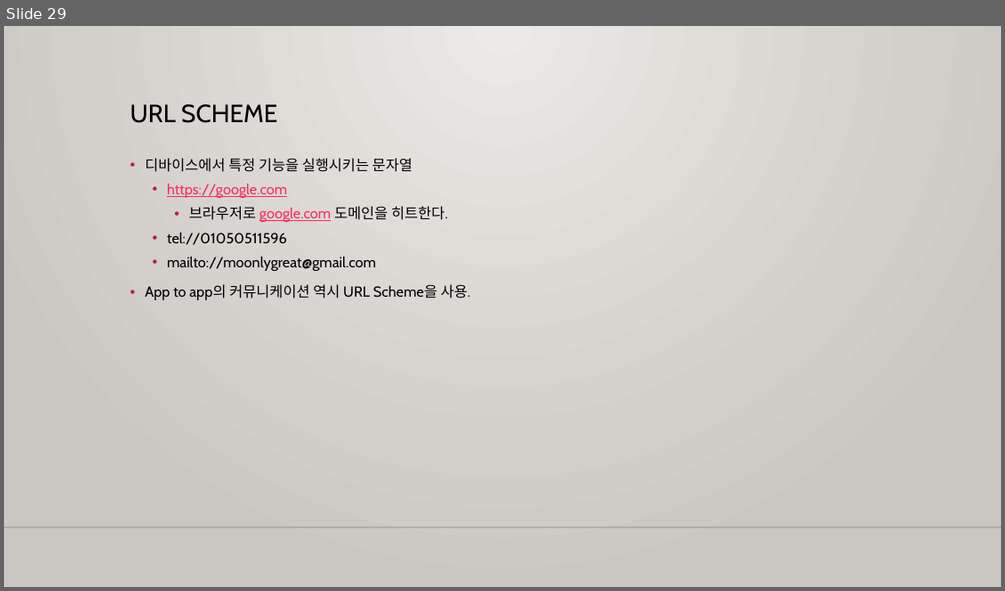
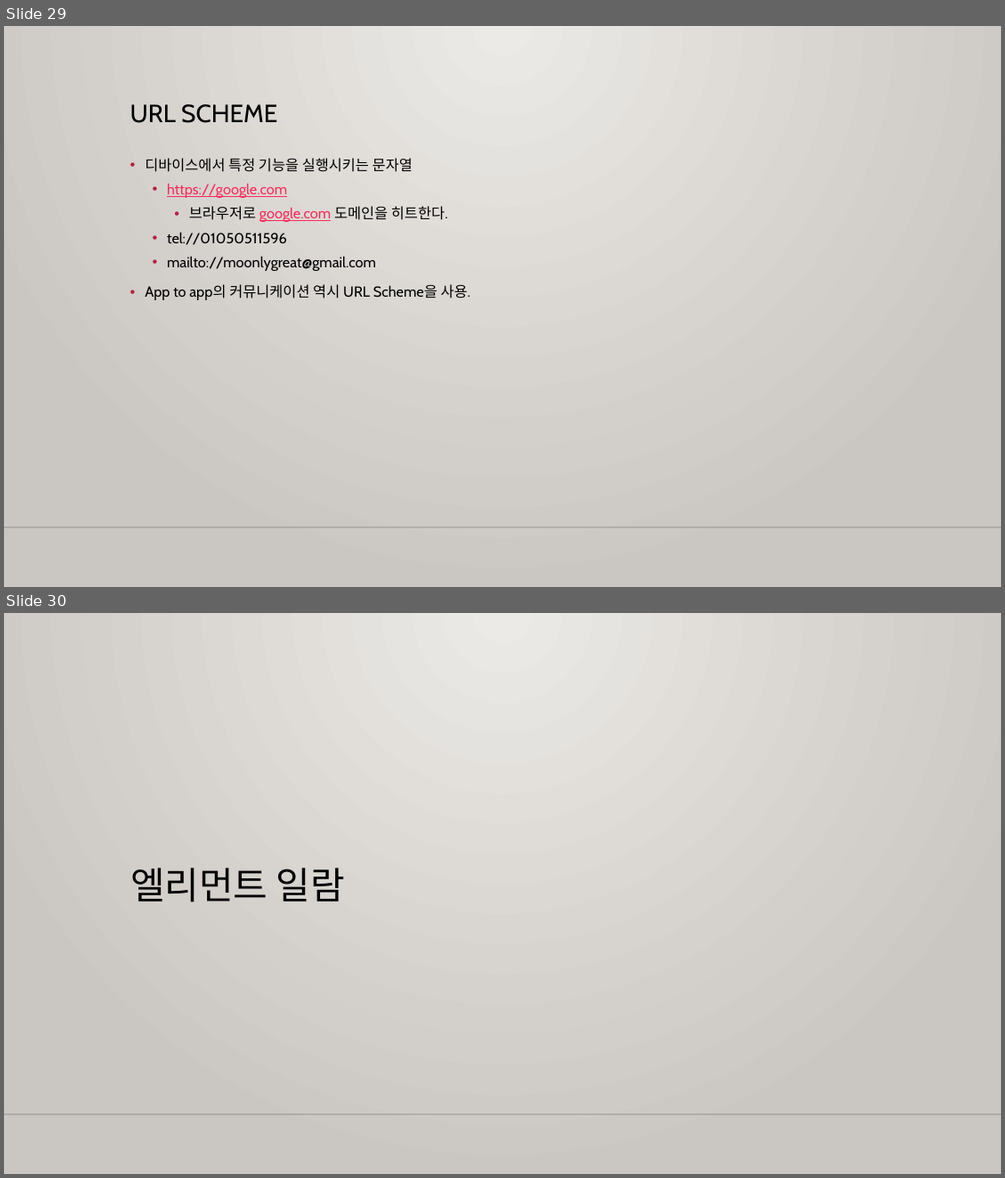
Before and after one commit to m00nlygreat/obsidian-vault, a slide deck: 노코드 엔지니어링/노코드 최강자 버블.pptx. Shown one above the other, each under a label of ours: slide 29 before the commit, slides 29 and 30 after it. The pictures are 1005x591 and 1005x1178 pixels, drawn with LibreOffice and Linux fonts; fonts in the diff are those of the drawing; background and template pictures are left out. Boxes give left, top, right and bottom in pixels: in the first picture for what was removed or moved away, otherwise in the second. Text is boxed around its words. In the diff, an @@ line names an element or a change of style, - is before the commit and + after.

```diff
--- a/노코드 엔지니어링/노코드 최강자 버블.pptx
+++ b/노코드 엔지니어링/노코드 최강자 버블.pptx
@@ slide 30 added at (x1=4, y1=613, x2=1001, y2=1174), background gradient #ECEAE7 to #CAC7C1; not listed: 1 template element that a slide beside it also shows @@
@@ title added at (x1=130, y1=868, x2=345, y2=902), 36 pt, text #000000 @@
+엘리먼트 일람
```
Also in this commit, not shown: 14 other slides added, 1 other file.
